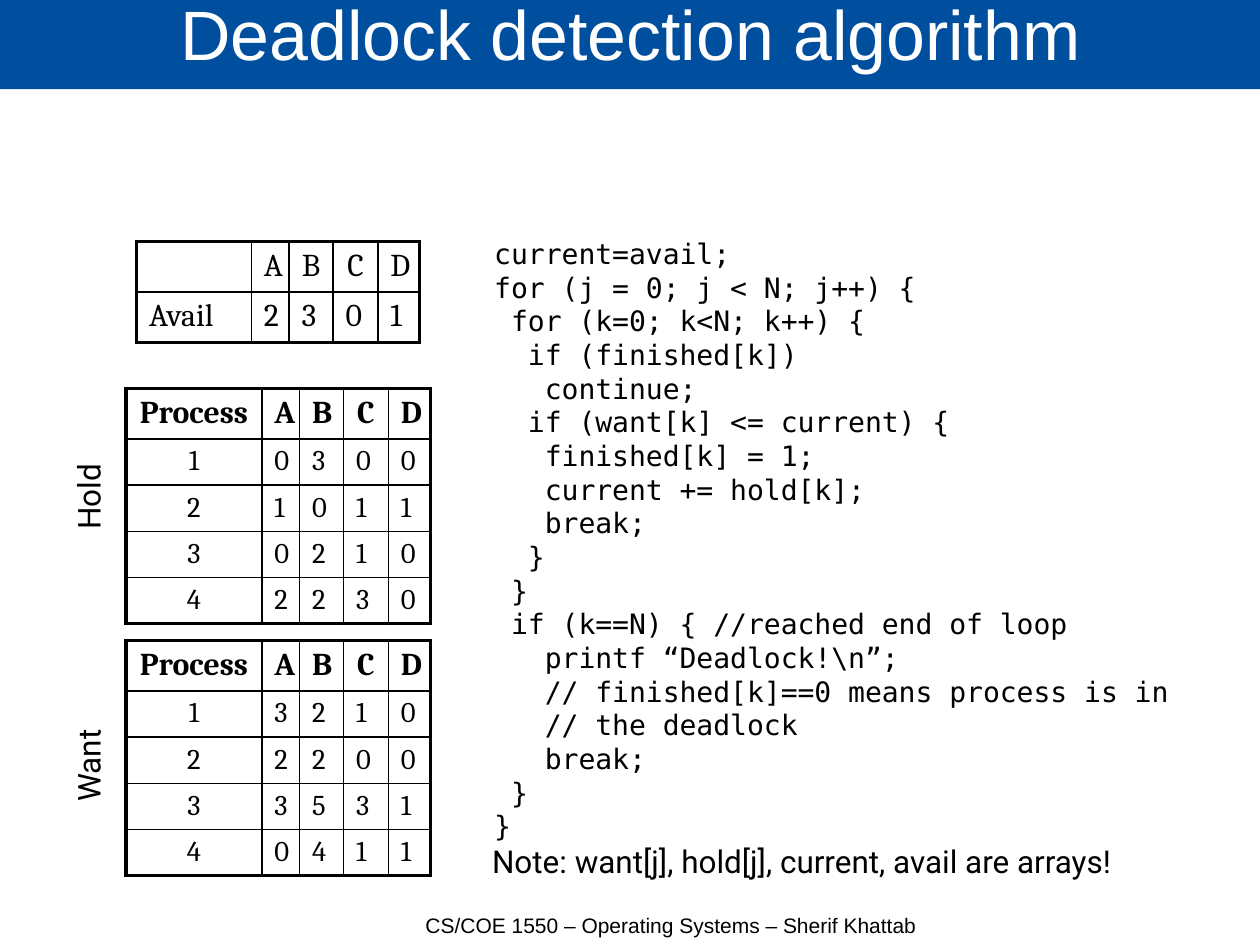
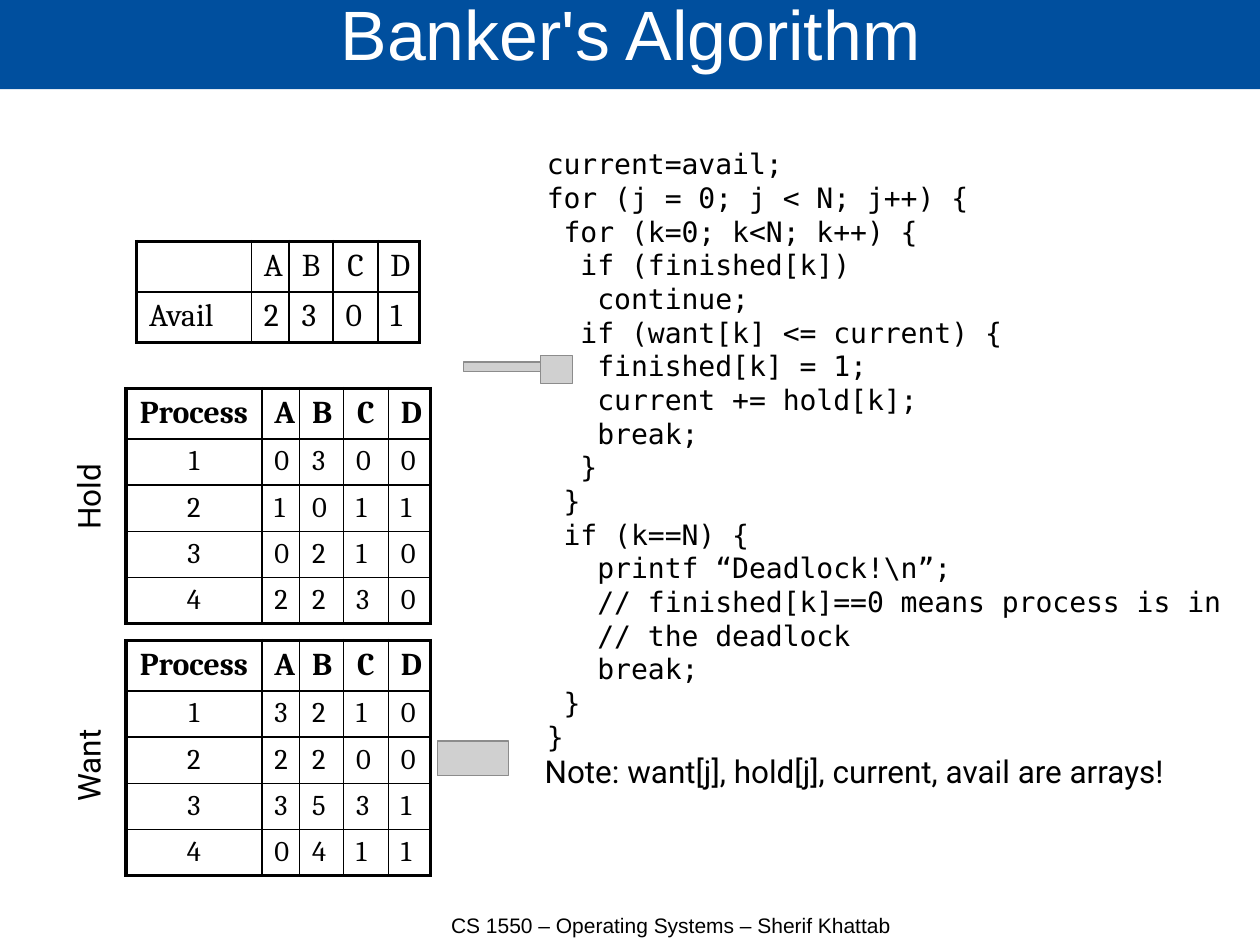
Before and after one commit to cs1550-2244/cs1550-code-handouts, a slide deck: slide 18 of DraftSlides/Lecture9.pptx (slide 19 before the commit). Drawn at 1260x945 pixels with LibreOffice and Linux fonts; fonts in the diff are those of the drawing; grey boxes stand for pictures; background and template pictures are left out. Boxes give left, top, right and bottom in pixels: in the first picture for what was removed or moved away, otherwise in the second. Text is boxed around its words. In the diff, an @@ line names an element or a change of style, - is before the commit and + after.

Commit message:
Lecture 9

```diff
--- a/DraftSlides/Lecture9.pptx
+++ b/DraftSlides/Lecture9.pptx
@@ title at <box>341,9,920,73</box>: text changed @@
-Deadlock detection algorithm
+Banker's Algorithm
@@ text "current=avail;": place and size @@
-text "current=avail;" at <box>494,242,1169,773</box>
+text "current=avail;" at <box>547,152,1221,683</box>
@@ picture added at <box>541,356,573,383</box> @@
@@ picture added at <box>463,362,565,373</box> @@
@@ text at <box>564,523,715,549</box>: text changed @@
-if (k==N) { //reached end of loop
+if (k==N) {
@@ picture added at <box>438,741,509,776</box> @@
@@ text "Note: want[j], hold[j], current, avail ...": place and size @@
-text "Note: want[j], hold[j], current, avail ..." at <box>492,847,1111,880</box>
+text "Note: want[j], hold[j], current, avail ..." at <box>545,757,1164,790</box>
@@ text at <box>451,917,890,937</box>: text changed @@
-CS/COE 1550 – Operating Systems – Sherif Khattab
+CS 1550 – Operating Systems – Sherif Khattab
```
Also in this commit, not shown: 3 other slides changed, 15 slides added, 2 slides removed, 3 other files.
